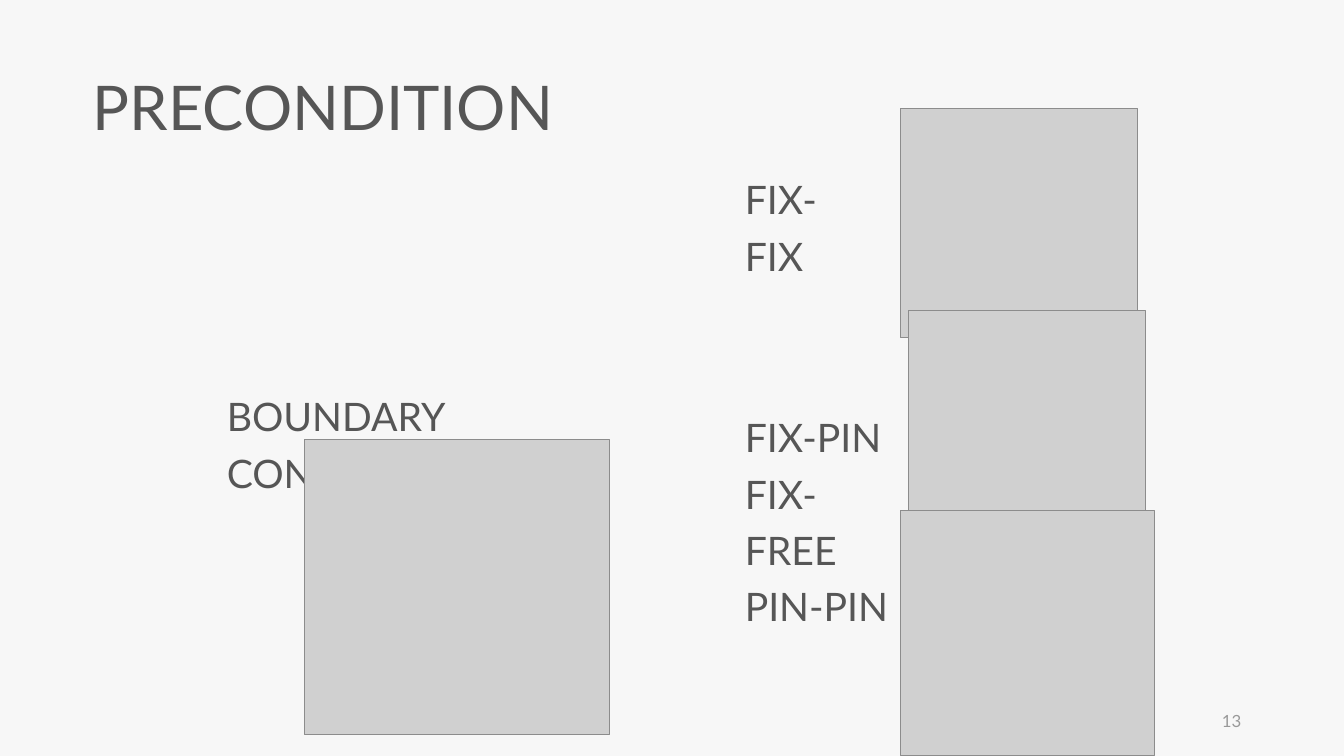
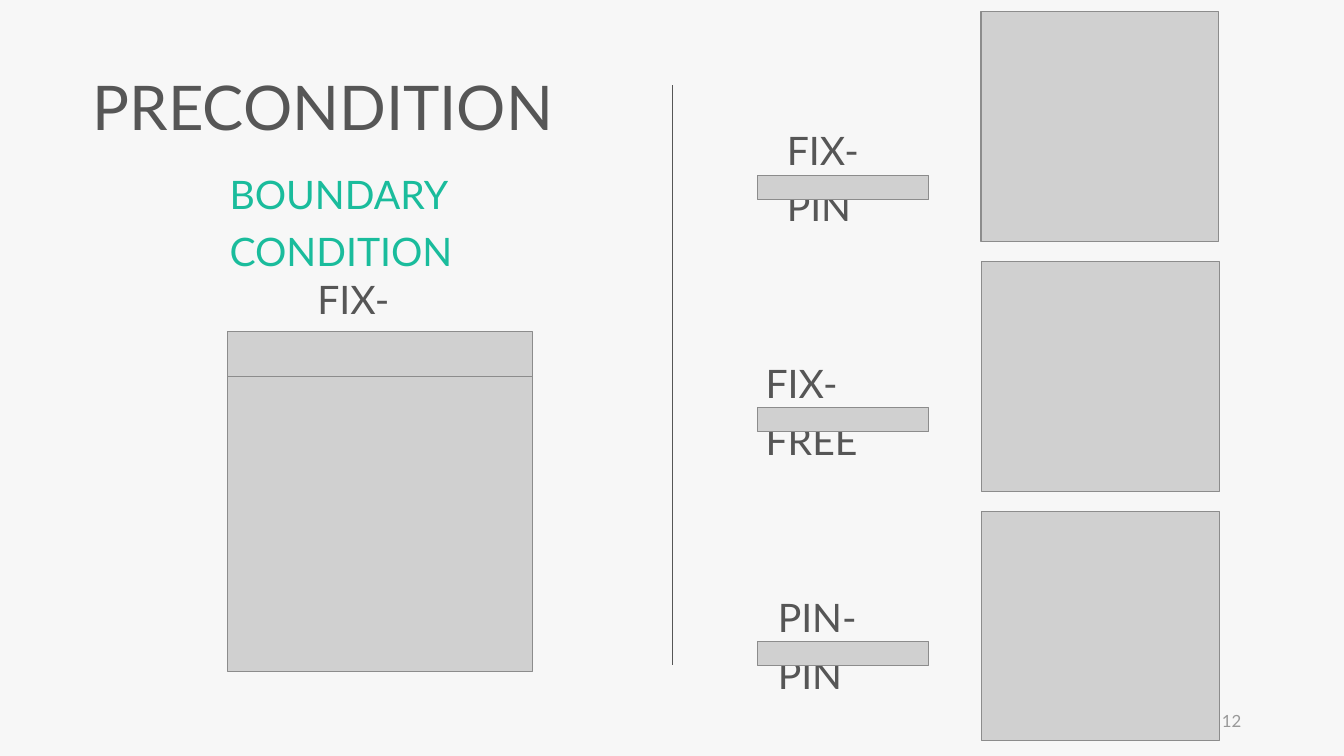
Before and after one commit to skyran1278/VbaProject, a slide deck: slide 12 of 20180126_SmartSplice/20180920_Meeting/20180920 Meeting.pptx (slide 13 before the commit). Drawn at 1344x756 pixels with LibreOffice and Linux fonts; fonts in the diff are those of the drawing; grey boxes stand for pictures. Boxes give left, top, right and bottom in pixels: in the first picture for what was removed or moved away, otherwise in the second. Text is boxed around its words. In the diff, an @@ line names an element or a change of style, - is before the commit and + after.

```diff
--- a/20180126_SmartSplice/20180920_Meeting/20180920 Meeting.pptx
+++ b/20180126_SmartSplice/20180920_Meeting/20180920 Meeting.pptx
@@ picture: place and size @@
-picture at <box>900,108,1138,338</box>
+picture at <box>981,12,1219,242</box>
@@ line added from (673, 85) to (673, 665), #565656 0.5 pt @@
@@ text added at <box>787,137,859,221</box>, 28 pt, text #565656 @@
+FIX-PIN
@@ text "BOUNDARY CONDITION": place and size @@
-text "BOUNDARY CONDITION" at <box>227,402,450,495</box>
+text "BOUNDARY CONDITION" at <box>230,180,453,267</box>
@@ text "BOUNDARY CONDITION" at <box>230,180,453,267</box>: text colour #565656 to #1ABC9C @@
@@ picture added at <box>758,175,930,200</box> @@
@@ text "FIX-FIX" rewrapped from <box>745,186,817,271</box> to <box>317,286,389,377</box> @@
@@ picture: place and size @@
-picture at <box>908,311,1146,540</box>
+picture at <box>982,261,1220,491</box>
@@ picture added at <box>228,332,533,376</box> @@
@@ picture: place and size @@
-picture at <box>304,440,610,735</box>
+picture at <box>228,376,533,671</box>
@@ text added at <box>766,370,858,455</box>, 28 pt, text #565656 @@
+FIX-FREE
@@ picture added at <box>758,407,930,432</box> @@
@@ text at <box>745,424,881,565</box>: paragraphs removed @@
-FIX-PIN
-FIX-FREE
@@ picture: place and size @@
-picture at <box>900,510,1154,756</box>
+picture at <box>982,511,1220,741</box>
@@ text "PIN-PIN": place and size @@
-text "PIN-PIN" at <box>745,424,888,621</box>
+text "PIN-PIN" at <box>778,604,857,689</box>
@@ picture added at <box>758,642,930,666</box> @@
@@ page number at <box>1222,715,1241,727</box>: text changed @@
-13
+12
```
Also in this commit, not shown: 10 other slides changed, 12 slides added, 2 slides removed, 6 other files.
